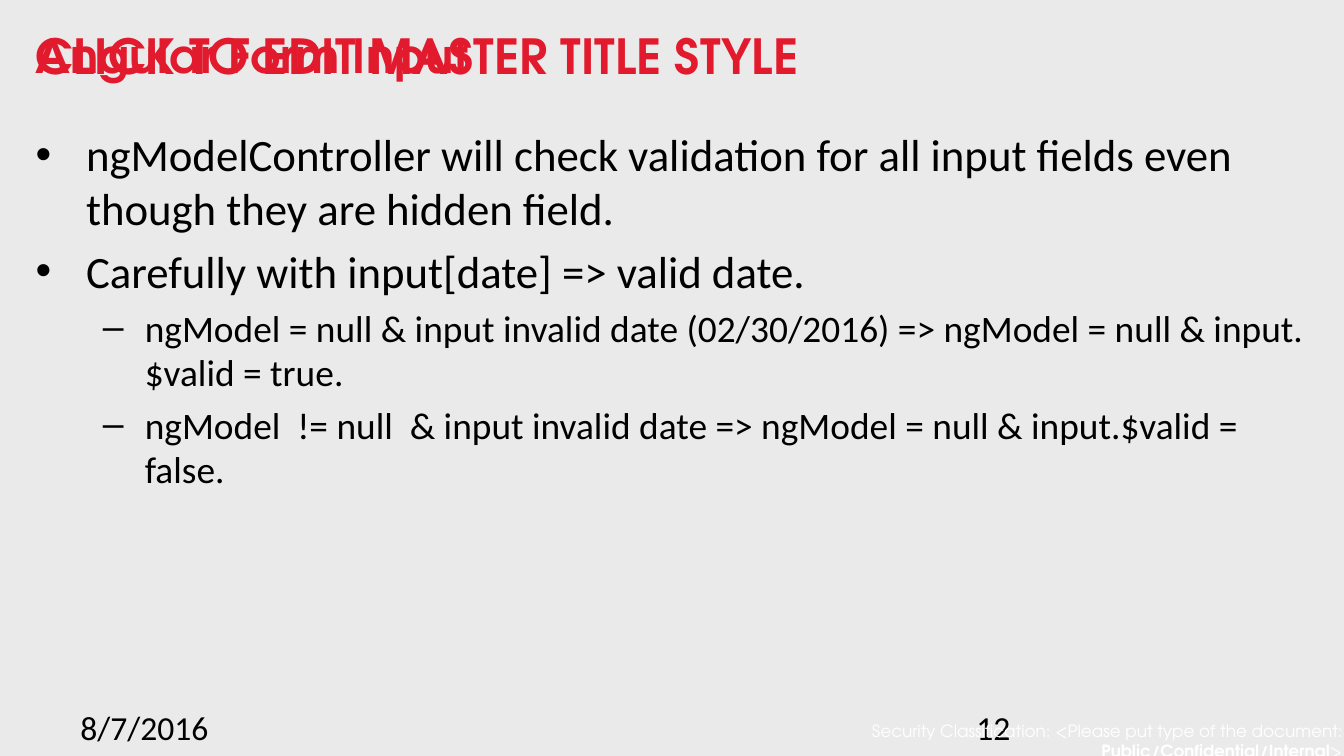
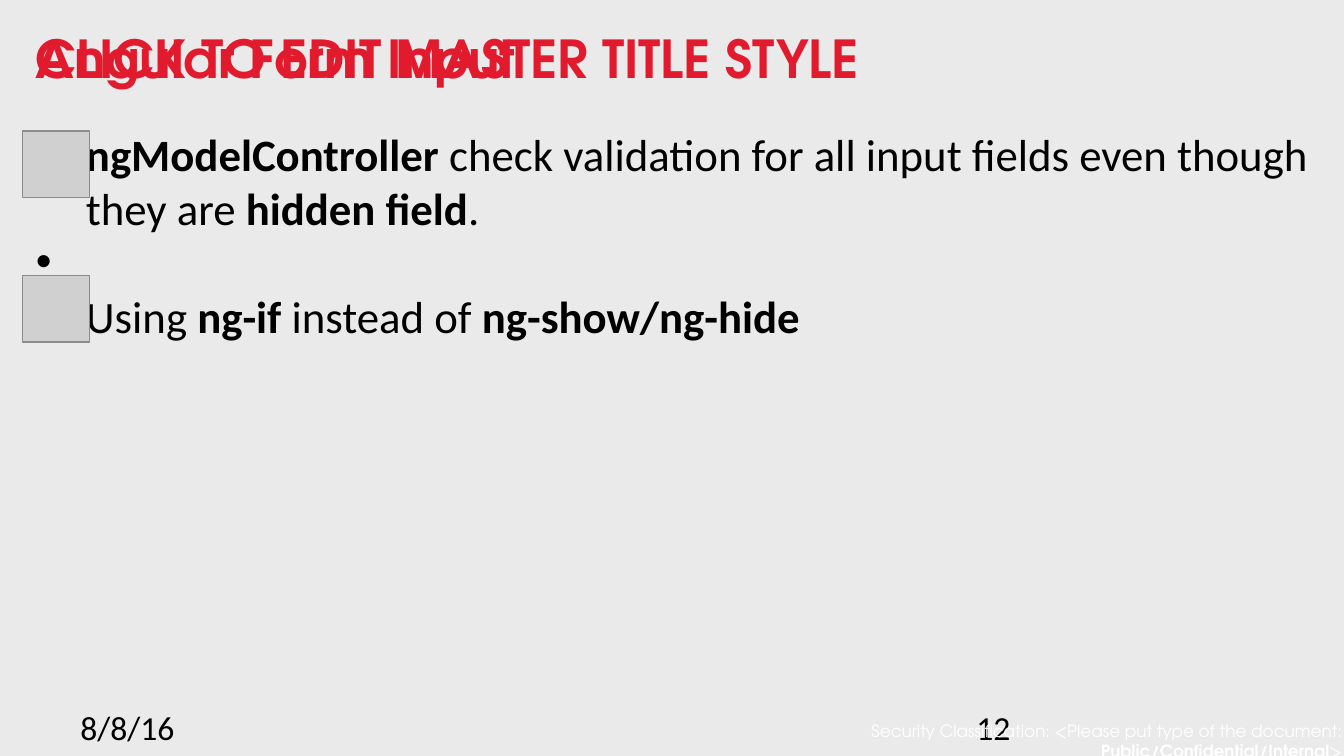
Before and after one commit to nnsan/angular_best_practice, a slide deck: slide 12 of Angular best practice.pptx. Drawn at 1344x756 pixels with LibreOffice and Linux fonts; fonts in the diff are those of the drawing; grey boxes stand for pictures; background and template pictures are left out. Boxes give left, top, right and bottom in pixels: in the first picture for what was removed or moved away, otherwise in the second. Text is boxed around its words. In the diff, an @@ line names an element or a change of style, - is before the commit and + after.

```diff
--- a/Angular best practice.pptx
+++ b/Angular best practice.pptx
@@ text "CLICK TO EDIT MASTER TITLE ..." at [36,38,858,90]: size 25.9 to 28 pt @@
@@ text "Angular Form Input" at [36,38,516,90]: size 25.2 to 28 pt @@
@@ picture added at [23,130,90,198] @@
@@ text at [86,134,1307,343]: text changed; size 20 to 24 pt @@
-• ngModelController will check validation for all input fields even though they are hidden field.
-• Carefully with input[date] => valid date.
-  – ngModel = null & input invalid date (02/30/2016) => ngModel = null & input.$valid = true.
-  – ngModel != null & input invalid date => ngModel = null & input.$valid = false.
+• ngModelController check validation for all input fields even though they are hidden field.
+• Using ng-if instead of ng-show/ng-hide
@@ picture added at [23,276,90,343] @@
@@ text at [80,716,174,742]: text changed @@
-8/7/2016
+8/8/16
```
Also in this commit, not shown: 19 other slides changed, 1 other file.
